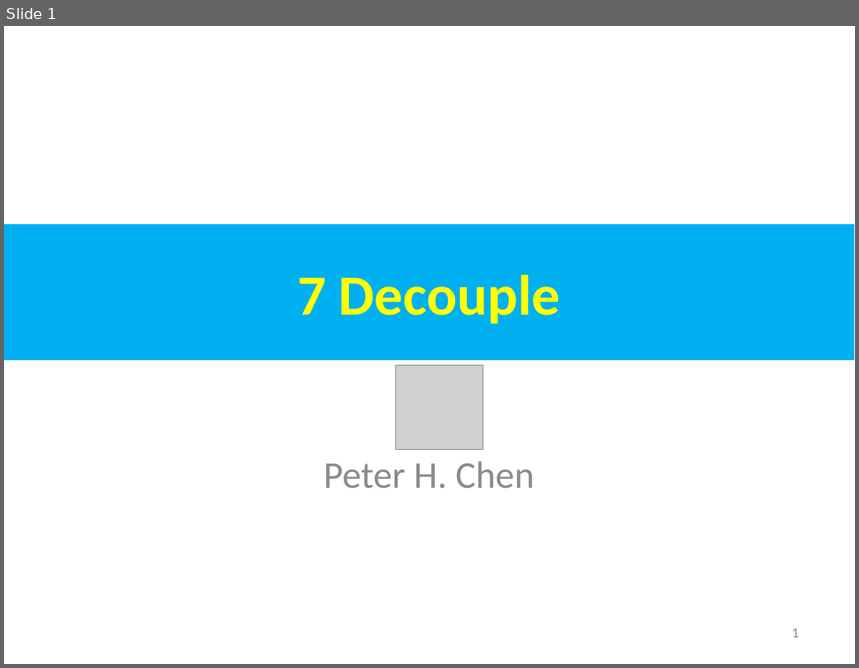
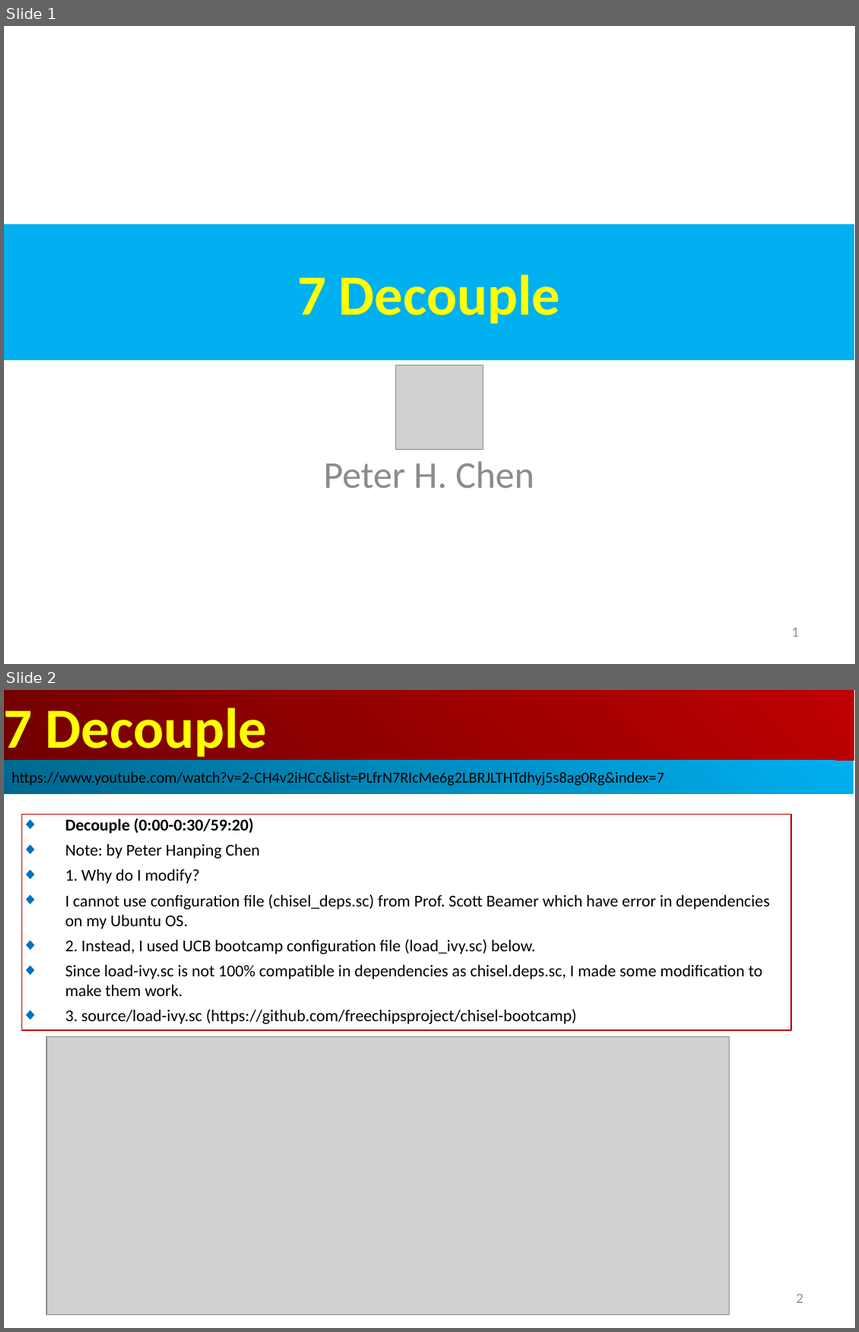
Before and after one commit to peterhchen/AIU_CS800_Chisel, a slide deck: 500_UCSC_HWD/007_Decoup/000_Video/007.Decoup.ppt. Shown one above the other, each under a label of ours: slide 1 before the commit, slides 1 and 2 after it. The pictures are 859x668 and 859x1332 pixels, drawn with LibreOffice and Linux fonts; fonts in the diff are those of the drawing; grey boxes stand for pictures. Boxes give left, top, right and bottom in pixels: in the first picture for what was removed or moved away, otherwise in the second. Text is boxed around its words. In the diff, an @@ line names an element or a change of style, - is before the commit and + after.

```diff
--- a/500_UCSC_HWD/007_Decoup/000_Video/007.Decoup.ppt
+++ b/500_UCSC_HWD/007_Decoup/000_Video/007.Decoup.ppt
@@ slide 2 added at (x1=4, y1=690, x2=855, y2=1328), background #FFFFFF @@
@@ rectangle added at (x1=4, y1=690, x2=854, y2=761), fill gradient #BF0000 to #710000, 48 pt, text #FFFF00, bold @@
+7 Decouple
@@ rectangle added at (x1=4, y1=761, x2=854, y2=794), fill gradient #00AFEF to #00688E, 13 pt, text #000000 @@
+https://www.youtube.com/watch?v=2-CH4v2iHCc&list=PLfrN7RIcMe6g2LBRJLTHTdhyj5s8ag0Rg&index=7
@@ rectangle added at (x1=22, y1=815, x2=791, y2=1030), outline #C00000 0.74 pt, 14 pt, text #000000 @@
+◆ Decouple (0:00-0:30/59:20)
+◆ Note: by Peter Hanping Chen
+◆ 1. Why do I modify?
+◆ I cannot use configuration file (chisel_deps.sc) from Prof. Scott Beamer which have error in dependencies on my Ubuntu OS.
+◆ 2. Instead, I used UCB bootcamp configuration file (load_ivy.sc) below.
+◆ Since load-ivy.sc is not 100% compatible in dependencies as chisel.deps.sc, I made some modification to make them work.
+◆ 3. source/load-ivy.sc (https://github.com/freechipsproject/chisel-bootcamp)
@@ picture added at (x1=47, y1=1037, x2=729, y2=1315) @@
@@ page number added at (x1=797, y1=1294, x2=804, y2=1303), 12 pt, text #8B8B8B @@
+2
```
Also in this commit, not shown: 5 slides changed, 6 other slides added, 1 slide removed.
